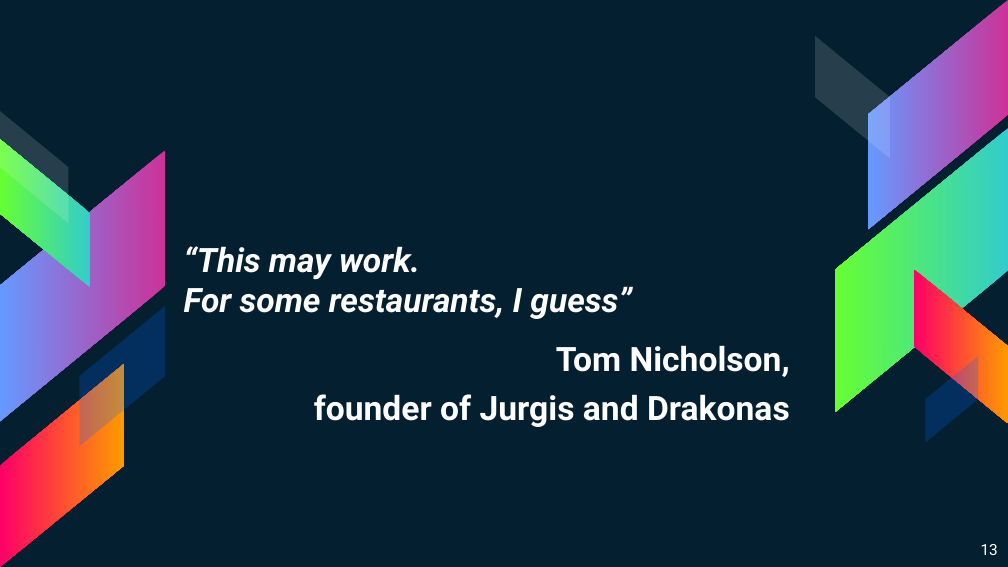
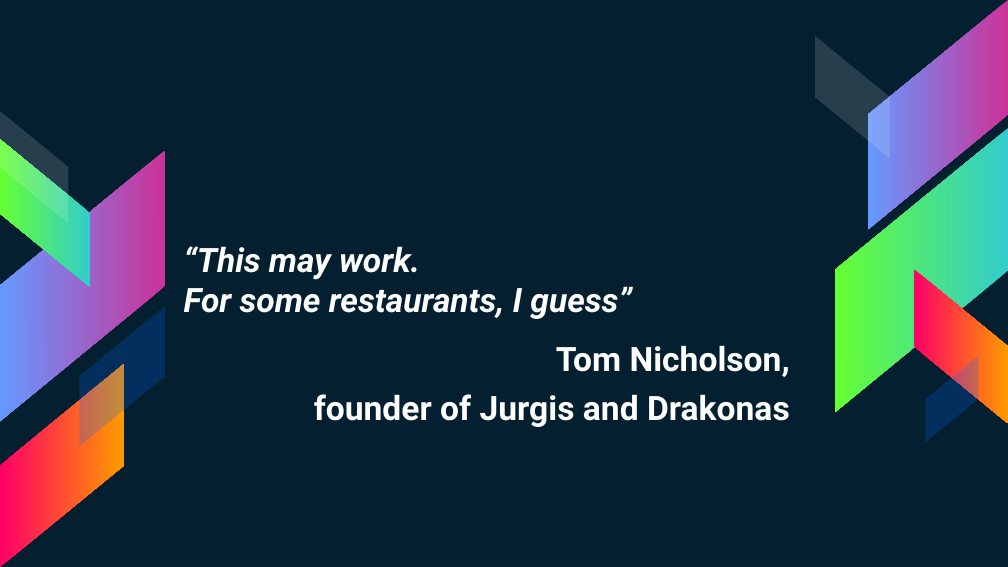
Before and after one commit to superhp/restaurant-as-a-service, a slide deck: slide 14 of PitchWaiterless.pptx (slide 13 before the commit). Drawn at 1008x567 pixels with LibreOffice and Linux fonts; fonts in the diff are those of the drawing. Boxes give left, top, right and bottom in pixels: in the first picture for what was removed or moved away, otherwise in the second. Text is boxed around its words. In the diff, an @@ line names an element or a change of style, - is before the commit and + after.

```diff
--- a/PitchWaiterless.pptx
+++ b/PitchWaiterless.pptx
@@ page number removed at [981, 544, 998, 555] @@
-13
```
Also in this commit, not shown: 20 other slides changed, 2 slides added, 1 slide removed, 1 other file.
